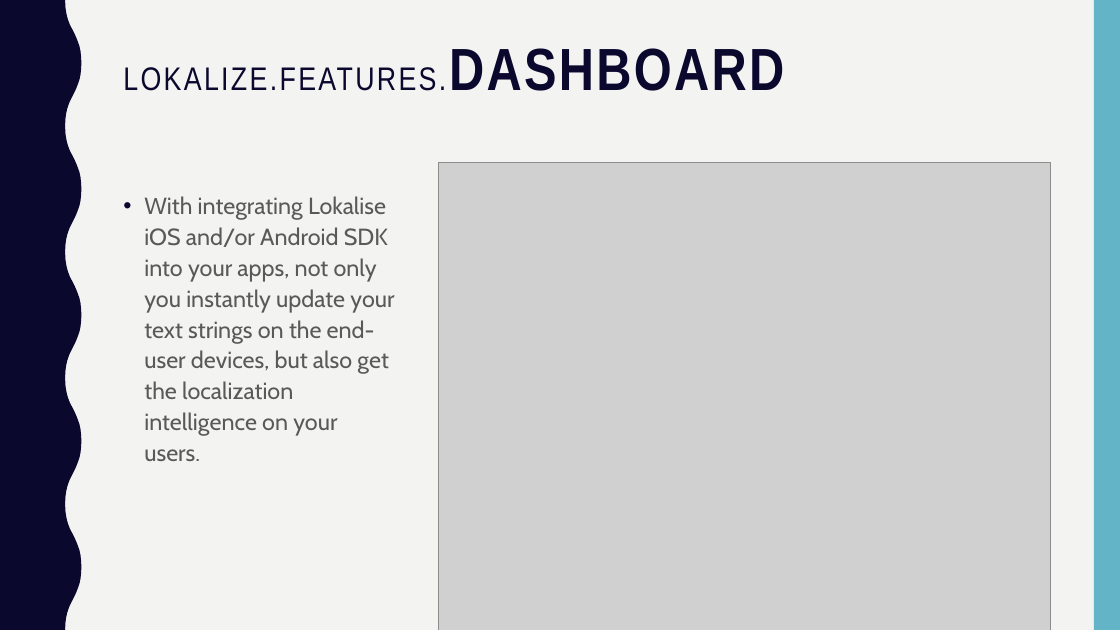
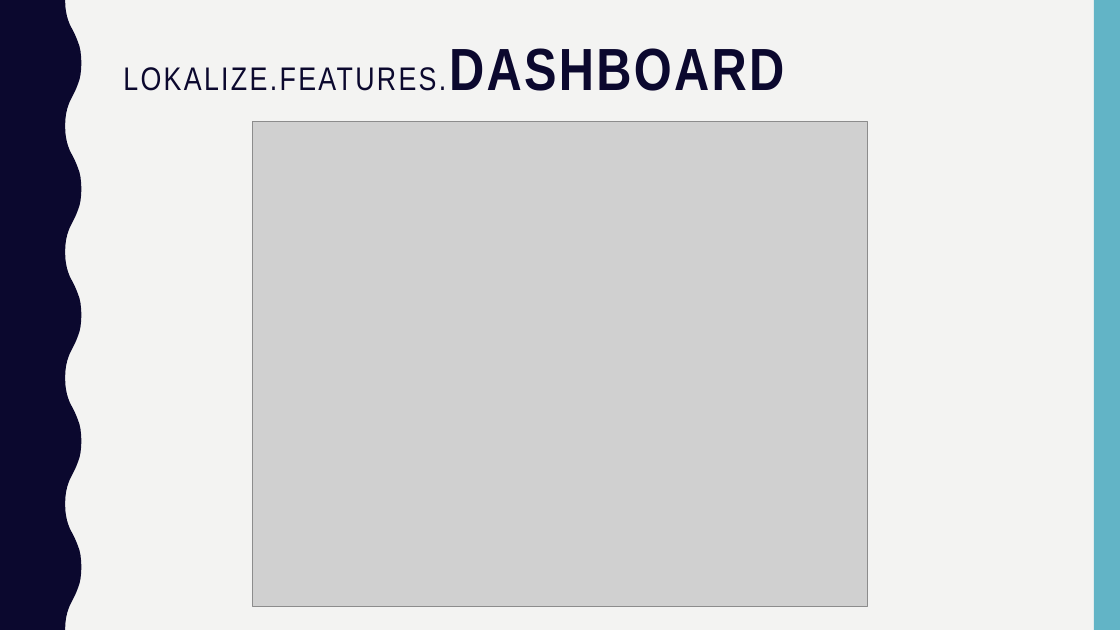
Before and after one commit to matteopelucco/lokalise, a slide deck: slide 9 of presentation/lokalise.pptx (slide 3 before the commit). Drawn at 1120x630 pixels with LibreOffice and Linux fonts; fonts in the diff are those of the drawing; grey boxes stand for pictures. Boxes give left, top, right and bottom in pixels: in the first picture for what was removed or moved away, otherwise in the second. Text is boxed around its words. In the diff, an @@ line names an element or a change of style, - is before the commit and + after.

```diff
--- a/presentation/lokalise.pptx
+++ b/presentation/lokalise.pptx
@@ picture added at [253,122,868,607] @@
@@ picture removed at [439,163,1050,630] @@
@@ text removed at [144,196,394,461] @@
-• With integrating Lokalise iOS and/or Android SDK into your apps, not only you instantly update your text strings on the end-user devices, but also get the localization intelligence on your users.
```
Also in this commit, not shown: 3 other slides changed, 6 slides added, 34 other files.
